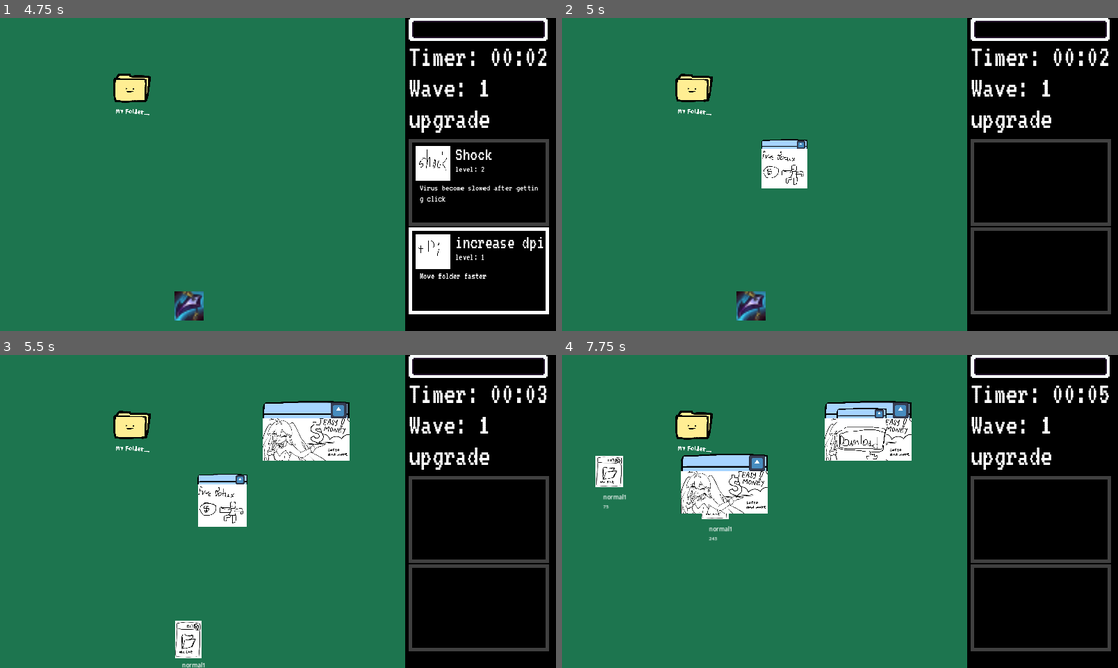
Above: before the commit, frames 1-4 (two rows, left to right).
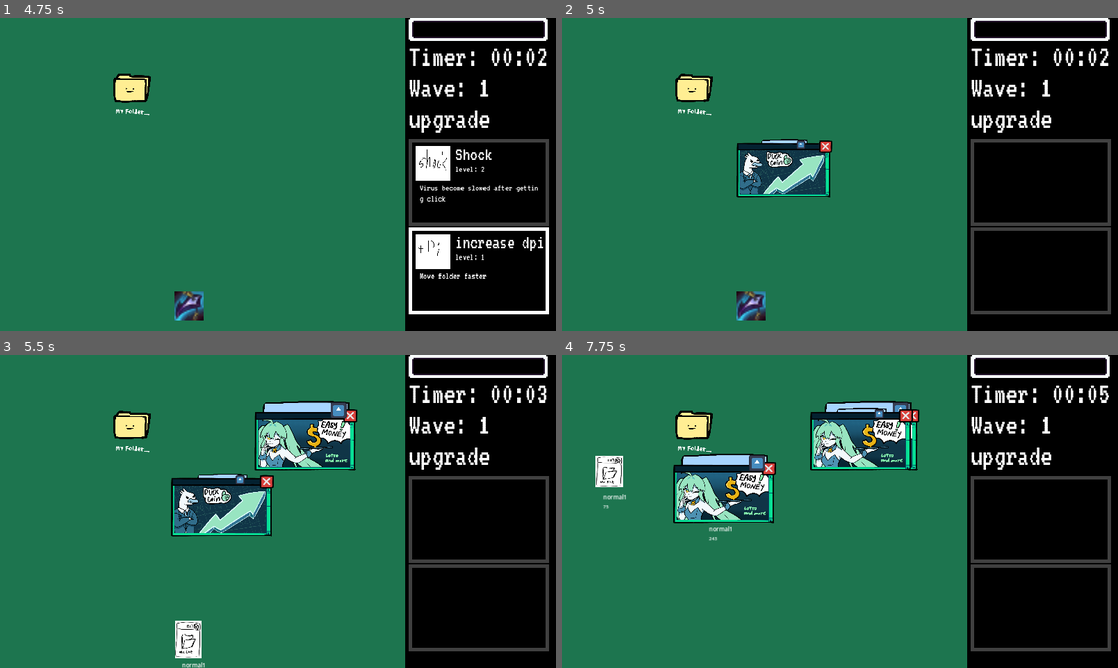
Above: after the commit, the same moments.

Repository: icheft524/Folder-Brawler
Game: Godot game, scene res://menu.tscn
The game is run twice, just before and just after one commit, with the same random seed, the same clock (stepped at 60 frames per second) and the same inputs. The engine's default icon, where the game draws it, is replaced by a stand-in: a white triangle on a blue panel in a dark square.
Inputs (mouse positions are in pixels of both pictures, inside the frame that each line leads up to):
- Up to frame 1 (4.75 s): click (16, 36) at 0.5 s; tap Enter (ui_accept) at 1.25, 2.75, 3.5, 4.25 s; drag from (133, 86) to (478, 183) at 1.27 s; drag from (166, 190) to (133, 86) at 2.02 s; move the mouse to (333, 105) at 2.77 s; click (333, 105) at 2.85 s; drag from (478, 183) to (478, 271) at 3.52 s; drag from (189, 305) to (478, 271) at 4.27 s
- Up to frame 2 (5 s): no input
- Up to frame 3 (5.5 s): drag from (222, 505) to (478, 520) at 5.02 s
- Up to frame 4 (7.75 s): move the mouse to (801, 480) at 5.77 s; click (801, 480) at 5.85 s; drag from (600, 477) to (1040, 608) at 6.52 s; drag from (867, 439) to (1040, 608) at 7.27 s

Frame 1 is identical in both runs. In frame 2, 2.8% of the frame differs, in the area x 31-49%, y 39-58%; in frame 3, 6.2%, in the area x 30-65%, y 17-58%; in frame 4, 6.2%.

Commit message:
adimport

Diff:
--- a/enemy/ads_file/ads_spawner.gd
+++ b/enemy/ads_file/ads_spawner.gd
@@ -14,16 +14,16 @@
 
 
 var ad_im_m = [
-	"ads1.png",
-	"ads2.png"
+	"Ads_S_1.png",
+	"Ads_S_2.png"
 	]
 var ad_im_l = [
-	"ads5.png",
-	"ads6.png"
+	"Ads_M_2.png",
+	"Ads_M_2.png"
 	]
 var ad_im_s = [
-	"ads3.png",
-	"ads4.png"
+	"Ads_S_1.png",
+	"Ads_S_2.png"
 	]
 
 func _ready():
Binary file added: art/ad/Ads_L_1.png
Not shown, added: art/ad/Ads_L_1.png.import
Binary file added: art/ad/Ads_L__2.png
Not shown, added: art/ad/Ads_L__2.png.import
Binary file added: art/ad/Ads_M_1.png
Not shown, added: art/ad/Ads_M_1.png.import
Binary file added: art/ad/Ads_M_2.png
Not shown, added: art/ad/Ads_M_2.png.import
Binary file added: art/ad/Ads_S_1.png
Not shown, added: art/ad/Ads_S_1.png.import
Binary file added: art/ad/Ads_S_2.png
Not shown, added: art/ad/Ads_S_2.png.import
